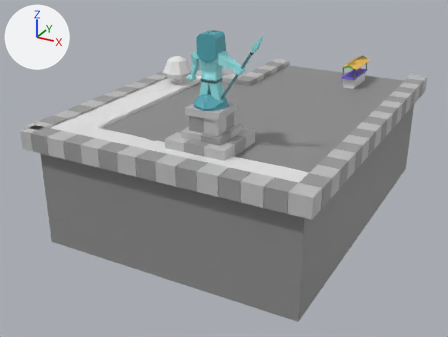
The FBX model Assets/Model/Statue_Island.fbx as it was, and as the next commit left it.
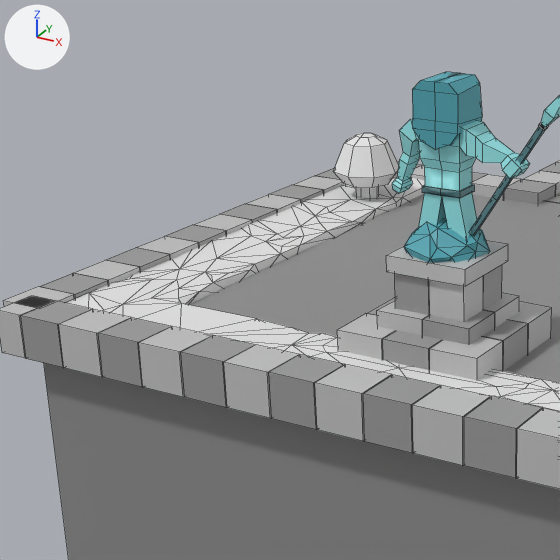
Each version appears first whole from a 50 mm camera at (9.82, -30.84, 10.52) aimed at (-3.87, -5.95, -1.92), and next in a close-up on the part from 5% to 58% of the width and 0% to 70% of the height. Every picture has the same lights, and +X, +Y and +Z are marked at upper left. The older version's two pictures come first. The close-ups show mesh edges as thin lines. Where no turn or scale is listed for an object, it has been applied to the vertices.

Objects in the first close-up: 'Grass_Model_01', 'Plant_Model_01', 'Statue_Model', 'Statue_Platform'.
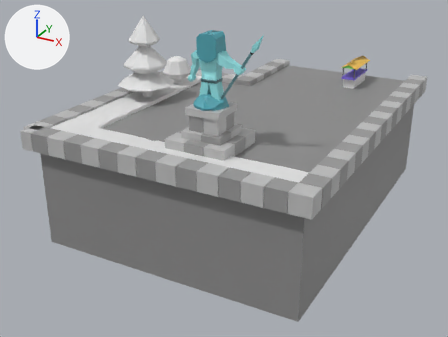
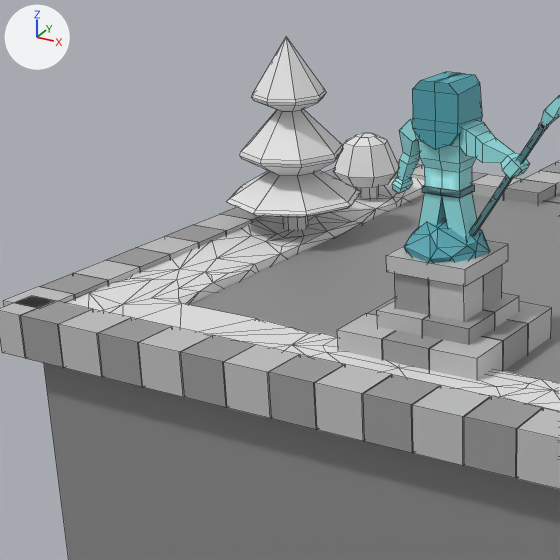
Commit message: Added Plant V2 Model

Diff of the bpy script that builds the scene:
```diff
--- a/Assets/Model/Statue_Island.fbx.py
+++ b/Assets/Model/Statue_Island.fbx.py
@@ me_cylinder_002 @@
+me_cylinder_002.from_pydata(...)  # 113 vertices, 107 faces; spans x -1.45..1.45, y -1.45..1.45, z -1.11..3.38
+# faces by material slot: [97, 10]
+me_cylinder_002.materials.append(mat_green_mat_01)  # white #e7e7e7
+me_cylinder_002.materials.append(mat_brown_mat_01)  # white #e7e7e7
@@ ob_plant_model_01_001 @@
+ob_plant_model_01_001 = bpy.data.objects.new('Plant_Model_01.001', me_cylinder_002)
+ob_plant_model_01_001.location = (-8.35, -5.94, 1.85)
```

Pixel boxes (x1, y1, x2, y2) of what changed, in the close-ups (560 x 560 px):
'Plant_Model_01.001', added
    after: (227, 37, 361, 230)
    faces in mat_green_mat_01 (white #e7e7e7): (227, 37, 361, 218)
    faces in mat_brown_mat_01 (white #e7e7e7): (283, 217, 308, 230)
